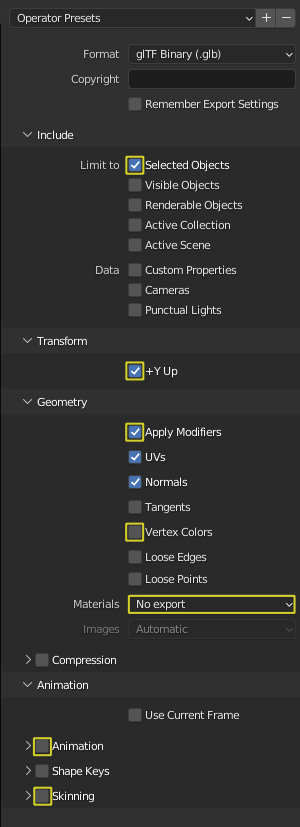
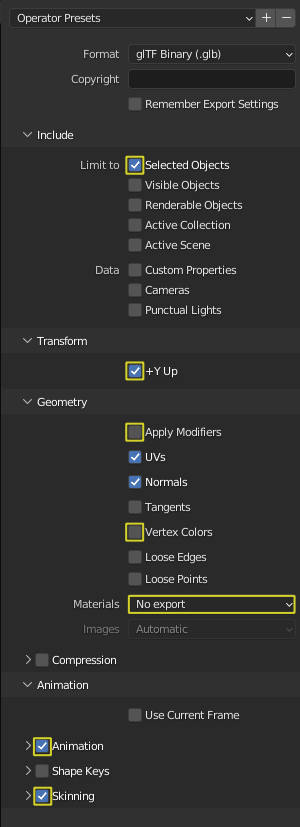
Two versions of the same layered image (300px x 827px). Layer-by-layer changes:
added layer "Rigs" above "Static Boxes" over [36, 426, 222, 802]
renamed "Background" to "Static Models", painted on it over [36, 426, 222, 802]
